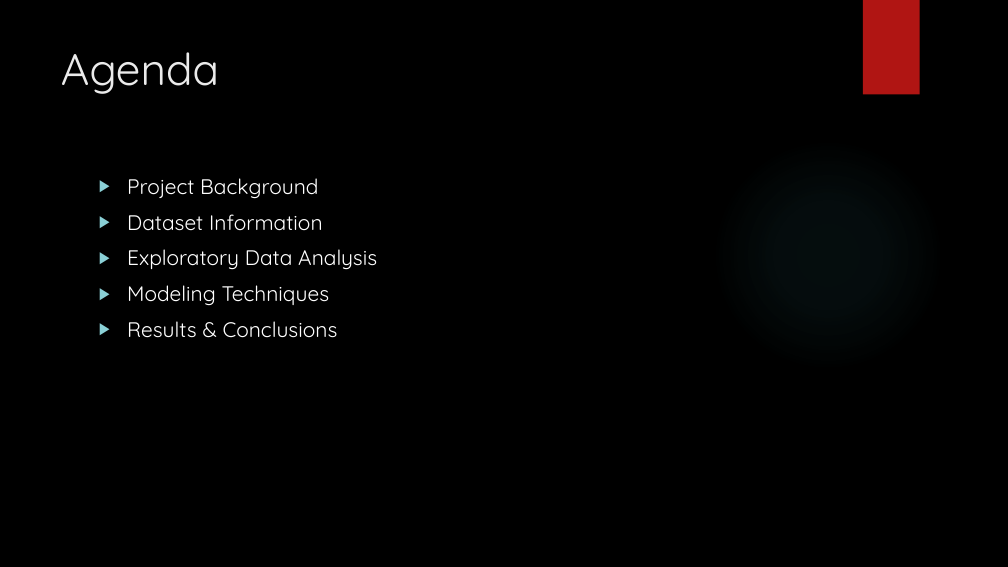
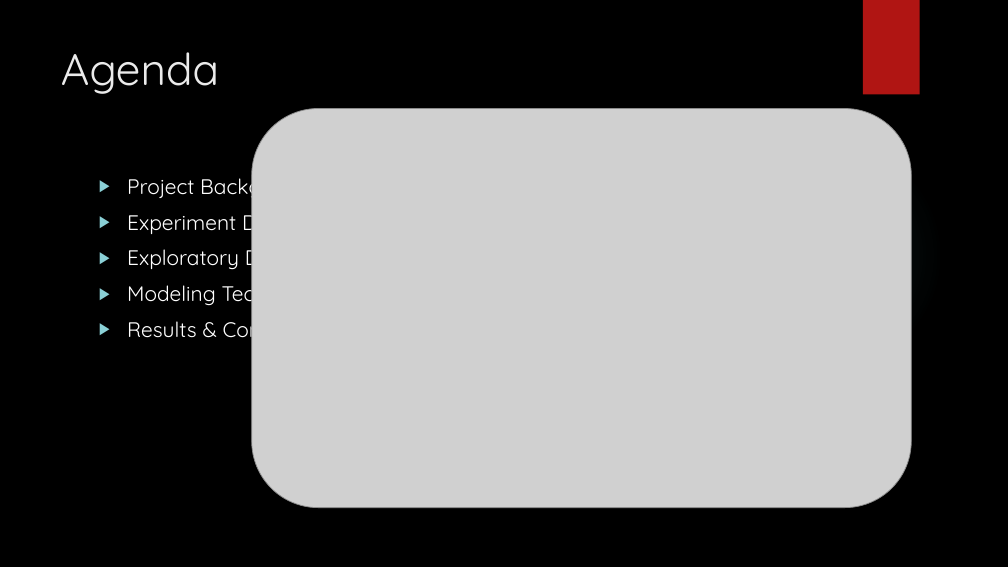
Before and after one commit to kennybcuz/smartphone_activity_recognition, a slide deck: slide 2 of Activity Recognition Using Smartphones.pptx. Drawn at 1008x567 pixels with LibreOffice and Linux fonts; fonts in the diff are those of the drawing; grey boxes stand for pictures; background and template pictures are left out. Boxes give left, top, right and bottom in pixels: in the first picture for what was removed or moved away, otherwise in the second. Text is boxed around its words. In the diff, an @@ line names an element or a change of style, - is before the commit and + after.

```diff
--- a/Activity Recognition Using Smartphones.pptx
+++ b/Activity Recognition Using Smartphones.pptx
@@ picture added at (x1=252, y1=109, x2=911, y2=508) @@
@@ text at (x1=127, y1=208, x2=290, y2=235): text changed @@
-▶ Dataset Information
+▶ Experiment Data
```
Also in this commit, not shown: 4 other slides changed, 3 slides added, 1 other file.
